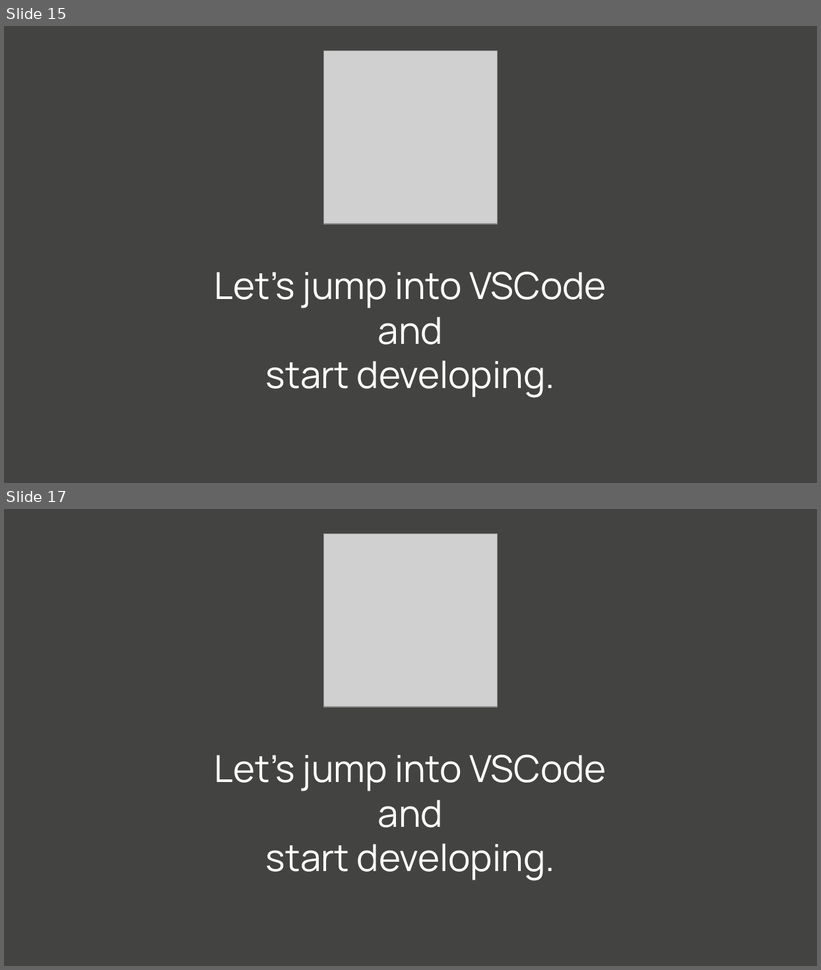
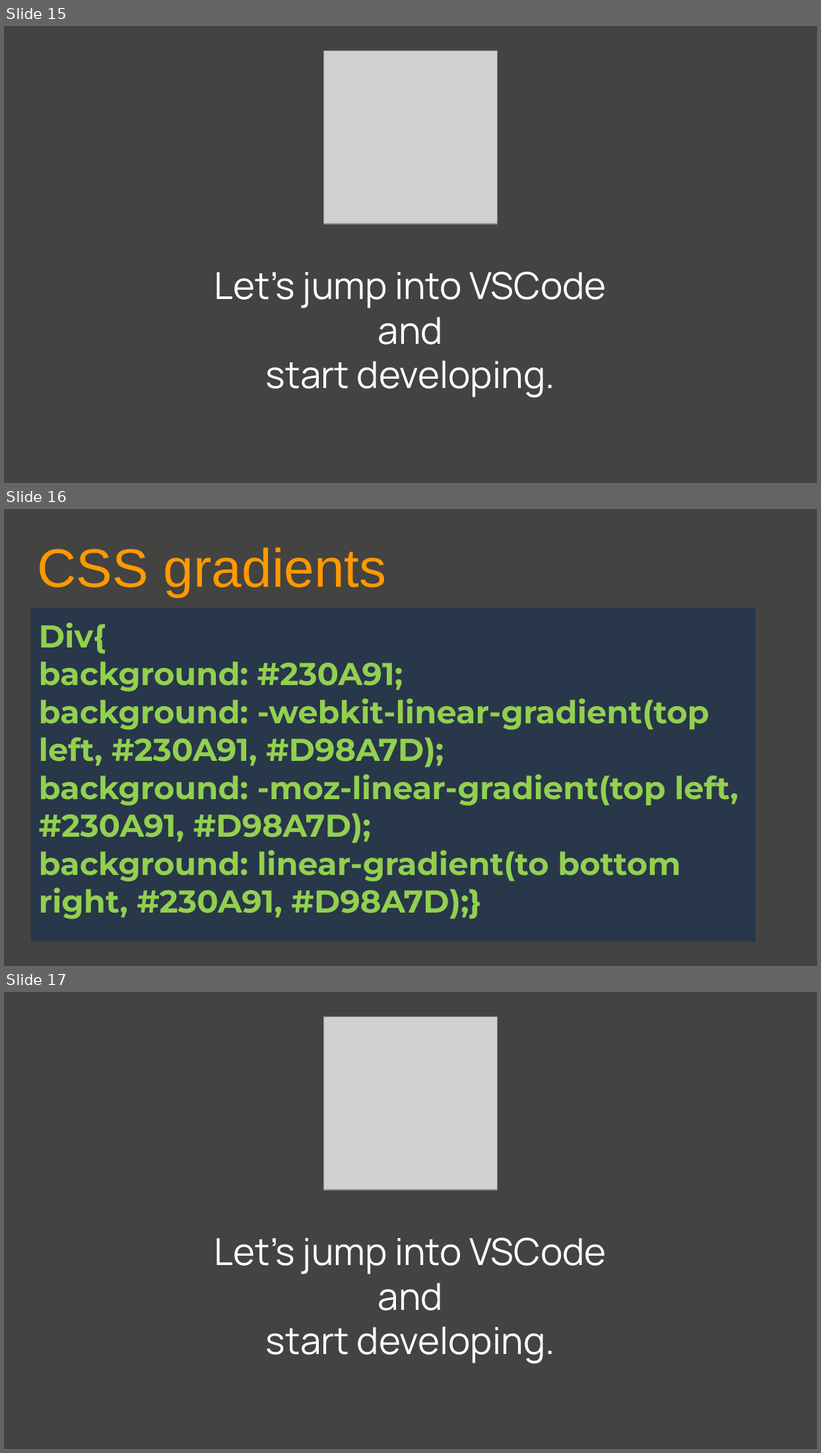
Before and after one commit to GaganSharmaGitHub/GirlScript-Education-Outreach-2-WebDev, a slide deck: Day3/CSSWEBDEVwithGagan.pptx. Shown one above the other, each under a label of ours: slides 15 and 17 before the commit, slides 15, 16 and 17 after it; the slides between them are not shown. The pictures are 821x970 and 821x1453 pixels, drawn with LibreOffice and Linux fonts; fonts in the diff are those of the drawing; grey boxes stand for pictures. Boxes give left, top, right and bottom in pixels: in the first picture for what was removed or moved away, otherwise in the second. Text is boxed around its words. In the diff, an @@ line names an element or a change of style, - is before the commit and + after.

```diff
--- a/Day3/CSSWEBDEVwithGagan.pptx
+++ b/Day3/CSSWEBDEVwithGagan.pptx
@@ slide 16 added at <box>4,509,817,966</box>, background #434342 @@
@@ text added at <box>37,547,387,597</box>, 48 pt, text #FF9900 @@
+CSS gradients
@@ rectangle added at <box>31,608,755,943</box>, fill #28374A, 28 pt, text #92D050, bold @@
+Div{
+background: #230A91;
+background: -webkit-linear-gradient(top left, #230A91, #D98A7D);
+background: -moz-linear-gradient(top left, #230A91, #D98A7D);
+background: linear-gradient(to bottom right, #230A91, #D98A7D);}
```
Also in this commit, not shown: 1 other slide added, 2 slides removed.
